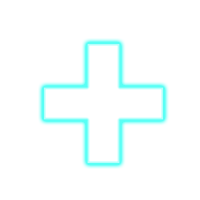
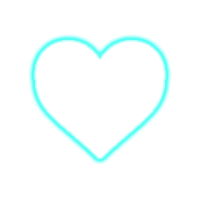
Layered file, before and after one edit (200px x 200px). Changes by layer:
added layer "Layer 3" above "Layer 1" over (34, 40, 166, 159)
hid "Layer 1" over (44, 44, 163, 163)
